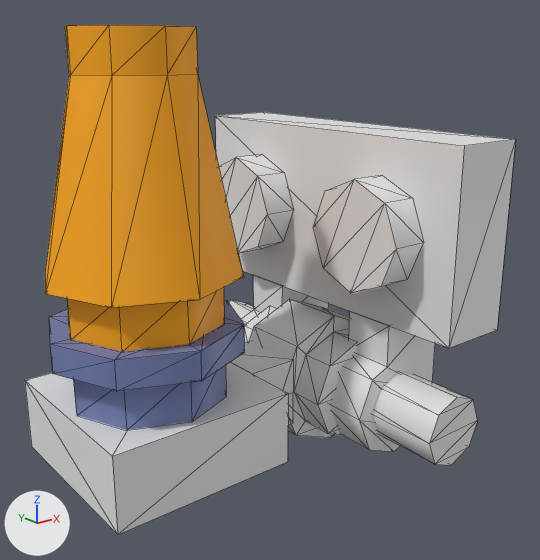
The OBJ model ProyectoFinalLaboratorioCGIHC/ProyectoFinalLaboratorioCGIHC/Models/LegoStarWarsTCSModels/Forniture/Lamp/Lamp.obj as it was, and as the next commit left it.
Both versions are drawn from a camera (50 mm lens) standing at (2.807, 2.778, 0.663) and looking at (2.99, 3.006, 0.572). Every picture has the same lights, and +X, +Y and +Z are marked at lower left. Mesh edges are drawn as thin lines. Where no turn or scale is listed for an object, it has been applied to the vertices.

The first picture shows 'Mesh_0053_Mesh_0053Mesh', 'Mesh_0054_Mesh_0054Mesh', 'Mesh_0151.001_Mesh_0151Mesh.001', 'Mesh_0151_Mesh_0151Mesh'.
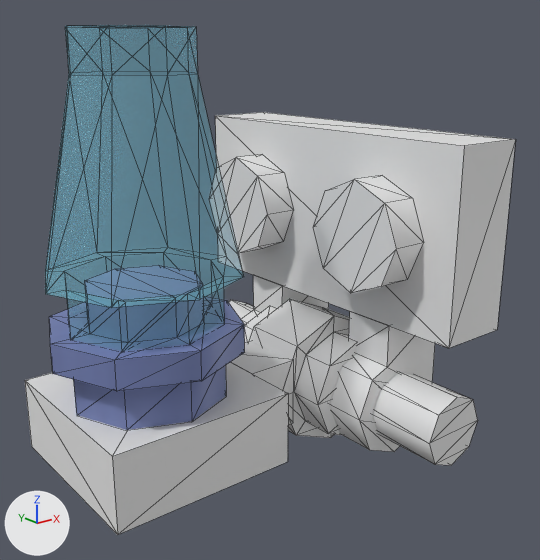
The newer file is also turned or shifted as a whole; pictures and numbers use the older file's frame.

The change, as JSON lines over the scene's bpy script:
```json
{"op": "add", "block": "img_azul_png", "code": ["img_azul_png = load_image('azul.png', 'azul.png', 512, 512, 'sRGB')"]}
{"block": "mat_mug", "where": "n2 = _N.new('ShaderNodeTexImage'); n2.name = 'Image Texture'"}
{"op": "set", "path": "n2.image", "old": "img_mug_png", "new": "img_azul_png"}
{"op": "add", "block": "mat_mug", "code": "n3 = _N.new('ShaderNodeTexImage'); n3.name = 'Image Texture.001'"}
{"op": "add", "block": "mat_mug", "code": "n3.image = img_azul_png"}
{"block": "mat_mug", "where": "n0 = _N.new('ShaderNodeBsdfPrincipled'); n0.name = 'Principled BSDF'"}
{"op": "add", "block": "mat_mug", "code": "_L.new(n3.outputs[1], n0.inputs[4])  # 'Alpha' to 'Alpha'"}
```

Location of each change, (x1, y1, x2, y2) in pixels of the pictures (540 x 560 px):
```json
{"object": "Mesh_0151.001_Mesh_0151Mesh.001", "change": "surface changed", "before": [45, 25, 244, 351], "after": [45, 25, 244, 351]}
```
